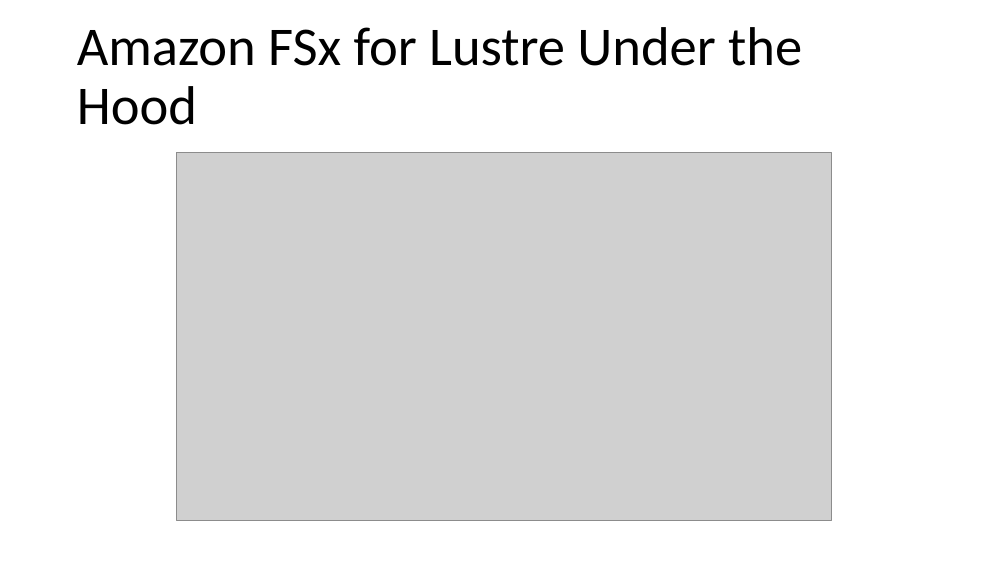
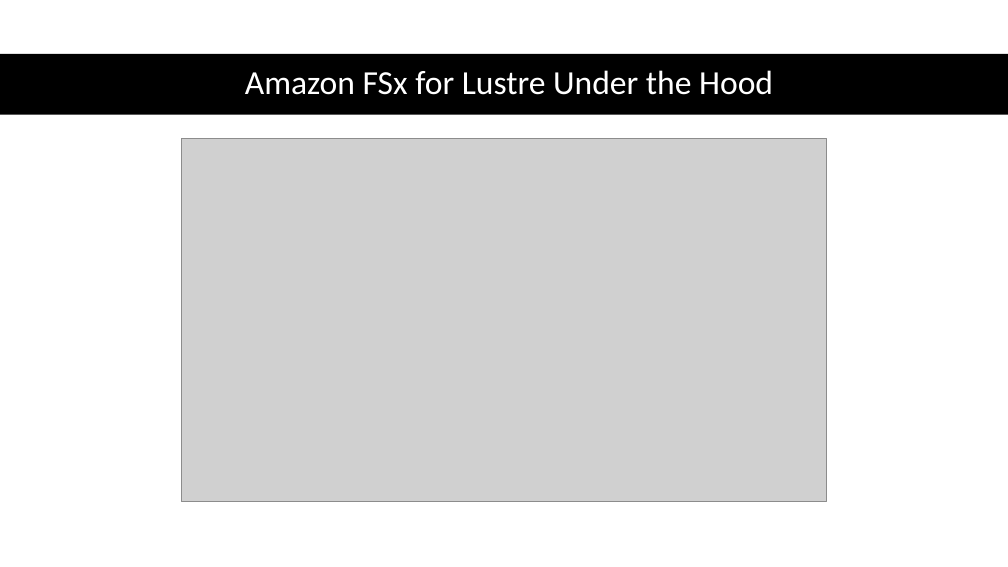
Before and after one commit to IlyaChakun/aws-iba-courses, a slide deck: slide 14 of lecture-materials/Storage/FSx/fsx.pptx. Drawn at 1008x567 pixels with LibreOffice and Linux fonts; fonts in the diff are those of the drawing; grey boxes stand for pictures. Boxes give left, top, right and bottom in pixels: in the first picture for what was removed or moved away, otherwise in the second. Text is boxed around its words. In the diff, an @@ line names an element or a change of style, - is before the commit and + after.

```diff
--- a/lecture-materials/Storage/FSx/fsx.pptx
+++ b/lecture-materials/Storage/FSx/fsx.pptx
@@ rectangle added at [0,54,1008,115], fill #000000 @@
@@ title "Amazon FSx for Lustre Under ...": place and size @@
-title "Amazon FSx for Lustre Under ..." at [77,27,802,125]
+title "Amazon FSx for Lustre Under ..." at [245,70,773,95]
@@ title "Amazon FSx for Lustre Under ..." at [245,70,773,95]: size 52 to 32 pt, text colour #000000 to #FFFFFF; alignment left to centre @@
@@ picture: place and size @@
-picture at [177,153,831,521]
+picture at [181,138,827,502]
```
Also in this commit, not shown: 11 other slides changed, 15 other files.
